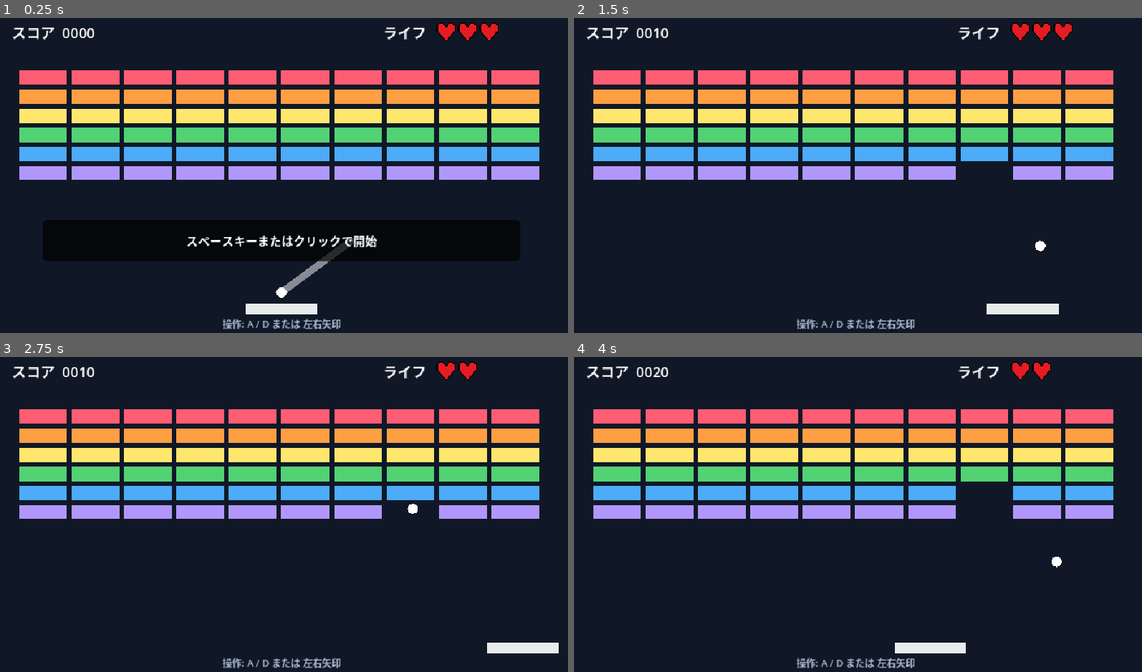
Above: before the commit, frames 1-4 (two rows, left to right).
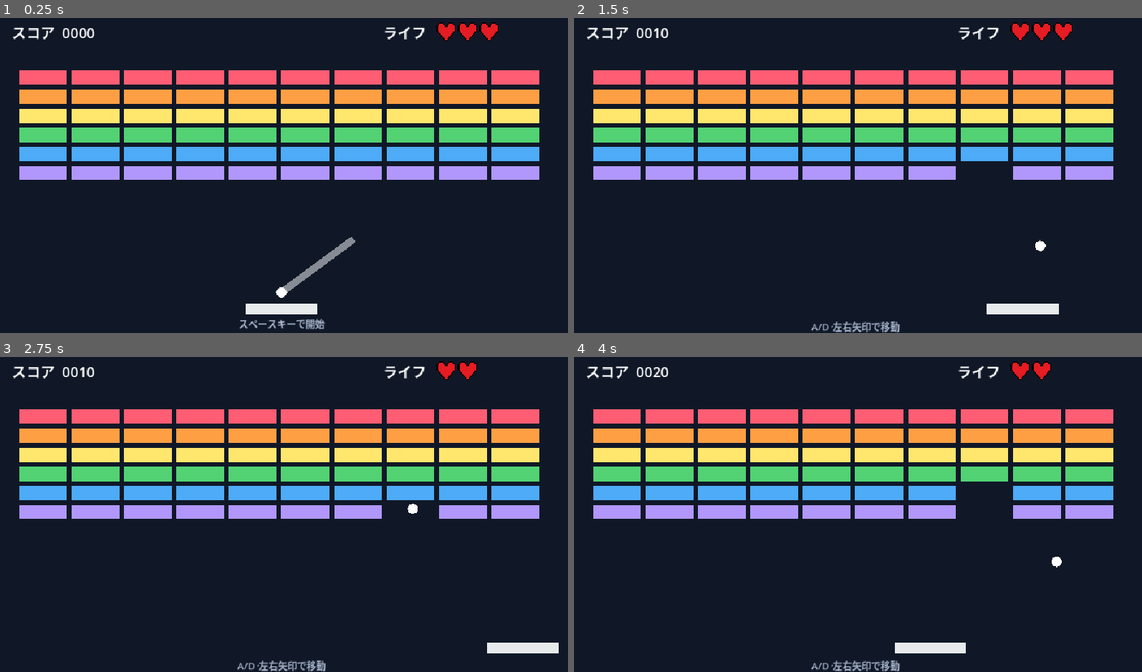
Above: after the commit, the same moments.

Repository: ittokunvim/example-godot
Game: Godot game, scene res://main.tscn
Same seed, same stepped clock (60 frames per second), same inputs: the game is played once before the commit and once after it.
Inputs (mouse positions are in pixels of both pictures, inside the frame that each line leads up to):
- Up to frame 1 (0.25 s): no input
- Up to frame 2 (1.5 s): tap Enter (ui_accept) at 0.5, 1.35 s; move the mouse to (982, 156) at 0.52 s; hold D (move_right) 0.53-1.28 s; hold Enter (ui_accept) 0.53-1.28 s; click (982, 156) at 0.67 s; move the mouse to (738, 188) at 1.27 s; hold A (move_left) from 1.28 s (still down)
- Up to frame 3 (2.75 s): tap Enter (ui_accept) at 1.52, 1.82 s; move the mouse to (340, 438) at 2.02 s; release A (move_left) at 2.03 s; hold D (move_right) from 2.03 s (still down); hold Enter (ui_accept) from 2.03 s (still down)
- Up to frame 4 (4 s): move the mouse to (829, 574) at 2.77 s; release Enter (ui_accept) at 2.78 s; tap Enter (ui_accept) at 2.85, 3.02, 3.32 s; click (829, 574) at 2.92 s; move the mouse to (1028, 558) at 3.52 s; release D (move_right) at 3.53 s; hold A (move_left) from 3.53 s (still down); hold Enter (ui_accept) from 3.53 s (still down)

The runs differ from the first frame. In frame 1, 11% of the frame differs, in the area x 7-92%, y 64-99%; in frame 2, 0.5%; in frame 3, 0.5%; in frame 4, 0.5%.

Commit message:
fix(breakout): UI/HUD/Description
Close: #35

Diff:
--- a/breakout/game.gd
+++ b/breakout/game.gd
@@ -15,6 +15,7 @@
 @onready var bricks: Node2D = $Bricks
 @onready var score_label: Label = $UI/HUD/Score
 @onready var lives_label: Label = $UI/HUD/Lives
+@onready var description: Label = $UI/HUD/Description
 @onready var overlay: PanelContainer = $UI/HUD/Overlay
 @onready var message_label: Label = $UI/HUD/Overlay/Message
 @onready var game_over_sound: AudioStreamPlayer = $GameOverSound
@@ -35,7 +36,7 @@
 	_create_bricks()
 	_create_hearts()
 	_update_hud()
-	_show_overlay("スペースキーまたはクリックで開始")
+	_update_description("スペースキーで開始")
 
 
 func _unhandled_input(event: InputEvent) -> void:
@@ -61,7 +62,8 @@
 			paddle.reset()
 			paddle.set_active(true)
 			_update_hud()
-			_show_overlay("スペースキーまたはクリックで開始")
+			overlay.hide()
+			_update_description("スペースキーで開始")
 
 
 func _start_or_restart() -> void:
@@ -71,6 +73,7 @@
 	_awaiting_launch = false
 	_playing = true
 	overlay.hide()
+	_update_description("A/D、左右矢印で移動")
 	_update_hud()
 
 
@@ -129,7 +132,6 @@
 	_lose_life()
 	_update_hud()
 	paddle.set_active(false)
-	_show_overlay("スペースキーまたはクリックで開始")
 	if _lives <= 0:
 		game_over_sound.play()
 		_awaiting_launch = false
@@ -166,3 +168,7 @@
 func _show_overlay(message: String) -> void:
 	message_label.text = message
 	overlay.show()
+
+
+func _update_description(message: String) -> void:
+	description.text = message
--- a/breakout/main.tscn
+++ b/breakout/main.tscn
@@ -132,7 +132,7 @@
 offset_right = 940.0
 offset_bottom = 52.0
 
-[node name="Controls" type="Label" parent="UI/HUD" unique_id=1099034850]
+[node name="Description" type="Label" parent="UI/HUD" unique_id=1099034850]
 layout_mode = 0
 offset_left = 230.0
 offset_top = 512.0
@@ -140,10 +140,11 @@
 offset_bottom = 536.0
 theme_override_colors/font_color = Color(0.666667, 0.717647, 0.811765, 1)
 theme_override_font_sizes/font_size = 16
-text = "操作: A / D または 左右矢印"
+text = "A/D、左右矢印で移動"
 horizontal_alignment = 1
 
 [node name="Overlay" type="PanelContainer" parent="UI/HUD" unique_id=164047365]
+visible = false
 layout_mode = 0
 offset_left = 80.0
 offset_top = 350.0
